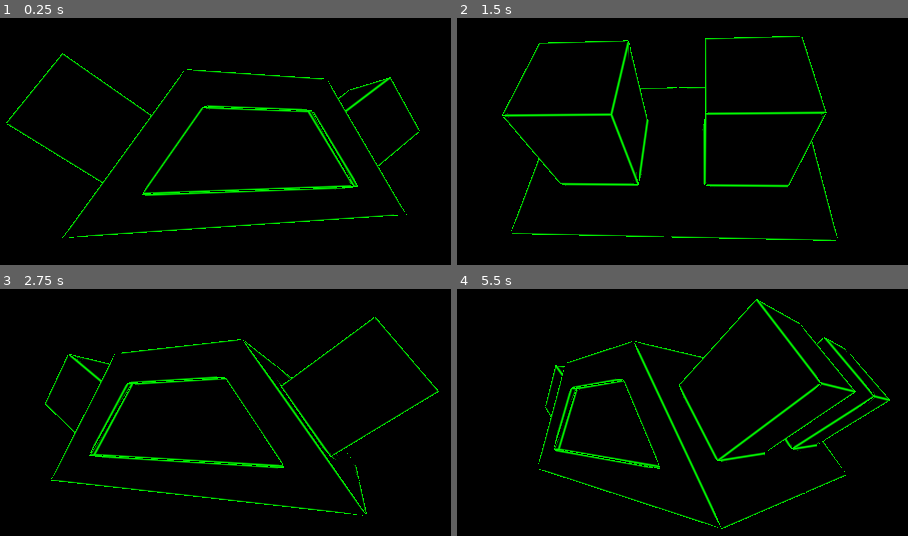
Above: before the commit, frames 1-4 (two rows, left to right).
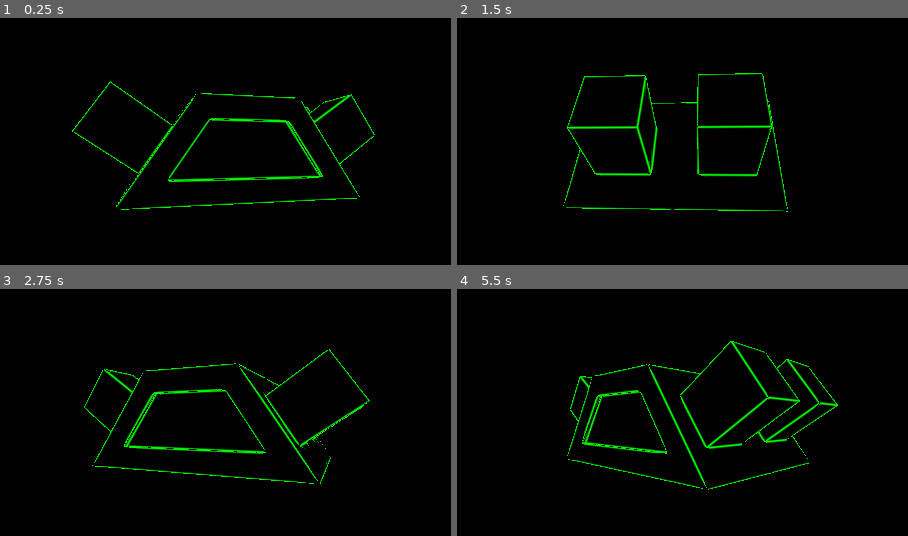
Above: after the commit, the same moments.

Repository: vmedea/godot-experiments
Game: Godot game, scene res://node_3d.tscn
The game is run twice, just before and just after one commit, with the same random seed, the same clock (stepped at 60 frames per second) and the same inputs.
Inputs:
- Up to frame 1 (0.25 s): no input
- Up to frame 2 (1.5 s): no input
- Up to frame 3 (2.75 s): no input
- Up to frame 4 (5.5 s): no input

The runs differ from the first frame. In frame 1, 6.2% of the frame differs, in the area x 1-94%, y 14-90%; in frame 2, 5.9%; in frame 3, 6.4%; in frame 4, 7.9%, in the area x 17-97%, y 4-98%.

Commit message:
clear out index flag from format

Diff:
--- a/wireframe/mesh_instance_3d.gd
+++ b/wireframe/mesh_instance_3d.gd
@@ -95,7 +95,7 @@
 
 			new_arrays[arr_id] = new_arr
 
-		output.add_surface_from_arrays(input.surface_get_primitive_type(surf), new_arrays, [], {}, format)
+		output.add_surface_from_arrays(input.surface_get_primitive_type(surf), new_arrays, [], {}, format & ~Mesh.ARRAY_FORMAT_INDEX)
 
 	return output
 
--- a/wireframe/node_3d.tscn
+++ b/wireframe/node_3d.tscn
@@ -13,5 +13,5 @@
 script = ExtResource("1_5o51b")
 
 [node name="Camera3D" type="Camera3D" parent="."]
-transform = Transform3D(1, 0, 0, 0, 1, 0, 0, 0, 1, 0, 0, 2.85172)
+transform = Transform3D(1, 0, 0, 0, 1, 0, 0, 0, 1, 0, 0, 3.61214)
 environment = SubResource("Environment_5q1dk")
